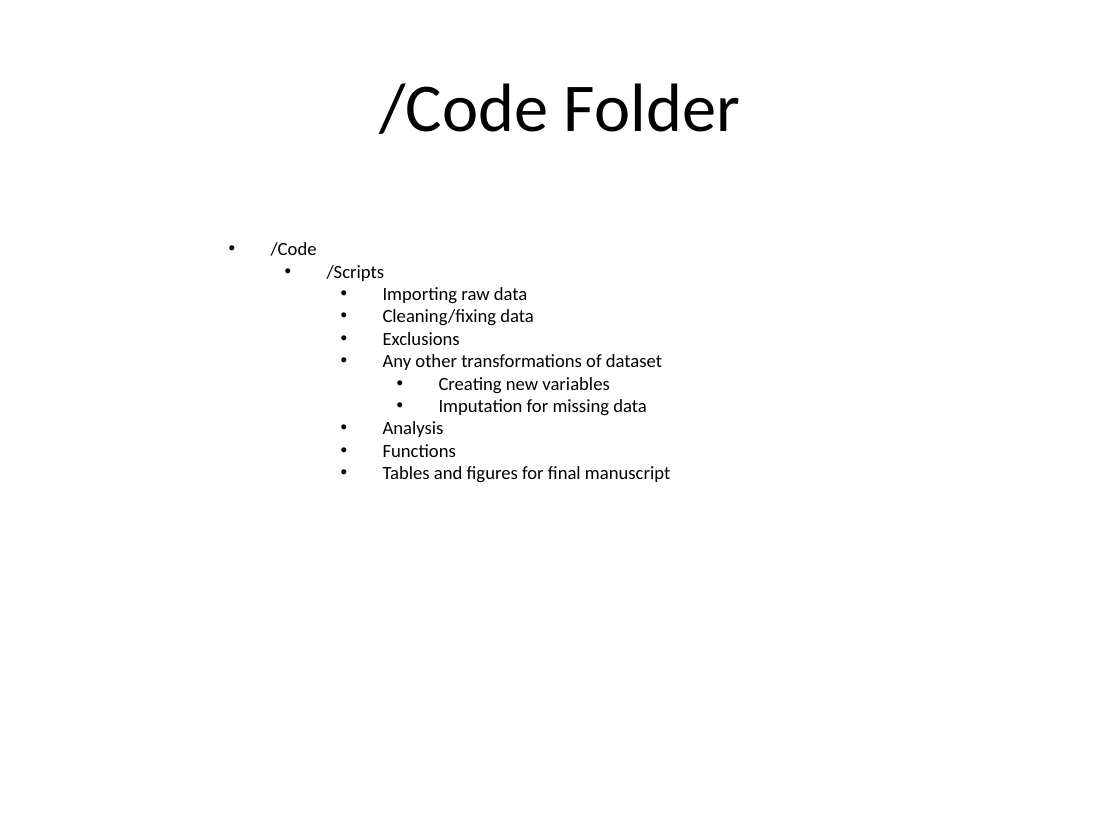
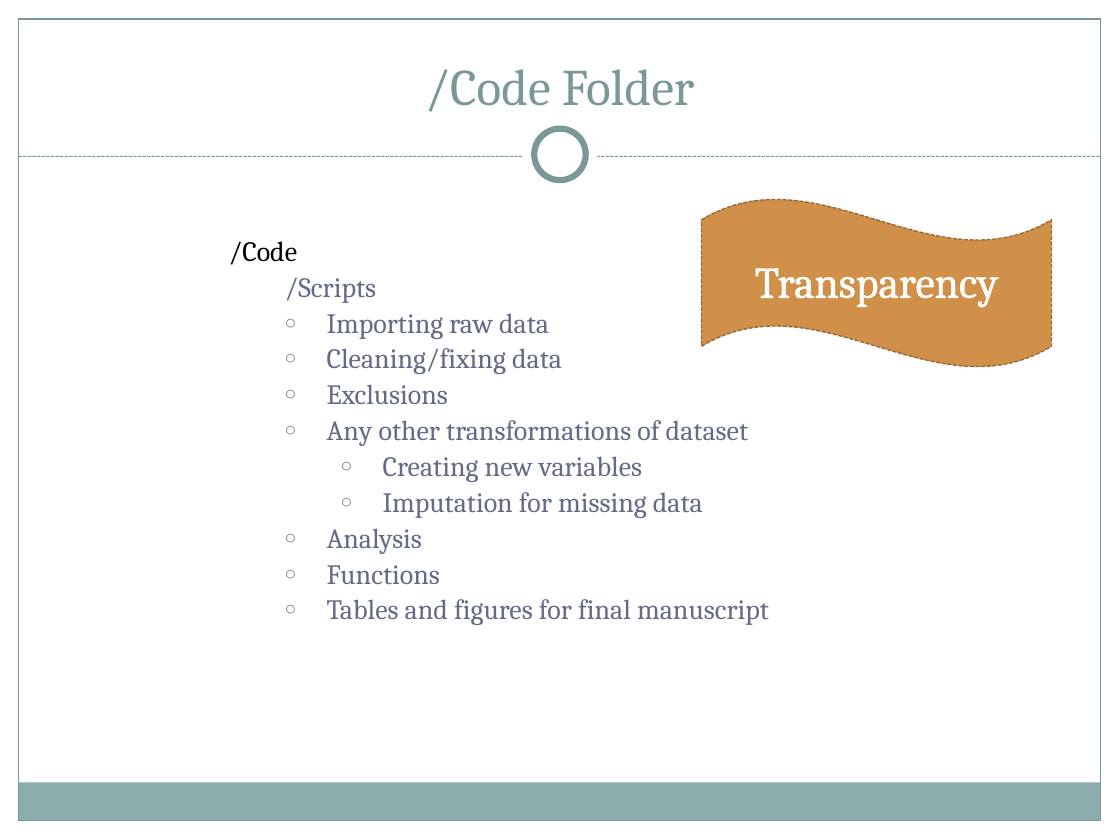
Before and after one commit to roxannebeauclair/RepoWorkFlow, a slide deck: slide 6 of Documents/Presentation Slides/Reproducible reports Delva Group Seminar 29 Feb to 04 March.pptx (slide 4 before the commit). Drawn at 1120x840 pixels with LibreOffice and Linux fonts; fonts in the diff are those of the drawing. Boxes give left, top, right and bottom in pixels: in the first picture for what was removed or moved away, otherwise in the second. Text is boxed around its words. In the diff, an @@ line names an element or a change of style, - is before the commit and + after.

Commit message:
Initiated scripts for project

```diff
--- a/Documents/Presentation Slides/Reproducible reports Delva Group Seminar 29 Feb to 04 March.pptx
+++ b/Documents/Presentation Slides/Reproducible reports Delva Group Seminar 29 Feb to 04 March.pptx
@@ rectangle added at [0,0,1120,170], fill #FFFFFF @@
@@ rectangle added at [0,0,19,840], fill #FFFFFF @@
@@ rectangle added at [19,19,1101,821], outline #7C999A 0.75 pt @@
@@ title "/Code Folder": place and size @@
-title "/Code Folder" at [379,83,740,134]
+title "/Code Folder" at [425,69,694,112]
@@ title "/Code Folder" at [425,69,694,112]: size 44 to 33 pt, font Calibri to Cambria, text colour #000000 to #7C999A; vertical alignment middle to bottom @@
@@ rectangle added at [1101,0,1120,840], fill #FFFFFF @@
@@ ellipse added at [523,118,598,193], fill #FFFFFF @@
@@ ellipse added at [534,129,586,180], fill #FFFFFF, outline #7C999A 4 pt @@
@@ line added from (19, 157) to (1101, 157), #7C999A 0.75 pt dashed @@
@@ wave added at [701,198,1051,367], fill #D19049, outline #9B6B36 0.9 pt dashed @@
@@ text "/Code" at [229,241,769,625]: size 12 to 18 pt, font Calibri to Cambria, text colour #000000 to #646B86; bullet • to none; line spacing 1 to 0.9; more space between paragraphs; bullet • to ○; list level 5 to 4 in "Importing raw data"; list level 5 to 4 in "Cleaning/fixing data"; list level 5 to 4 in "Exclusions"; list level 5 to 4 in "Any other transformations of dataset"; list level 6 to 5 in "Creating new variables"; list level 6 to 5 in "Imputation for missing data"; list level 5 to 4 in "Analysis"; list level 5 to 4 in "Functions"; list level 5 to 4 in "Tables and figures for final ..." @@
@@ text added at [755,268,998,308], 28 pt, text #FFFFFF @@
+Transparency
@@ rectangle added at [18,783,1100,821], fill #8CADAE @@
```
Also in this commit, not shown: 13 other slides changed, 14 slides added, 2 slides removed, 7 other files.
